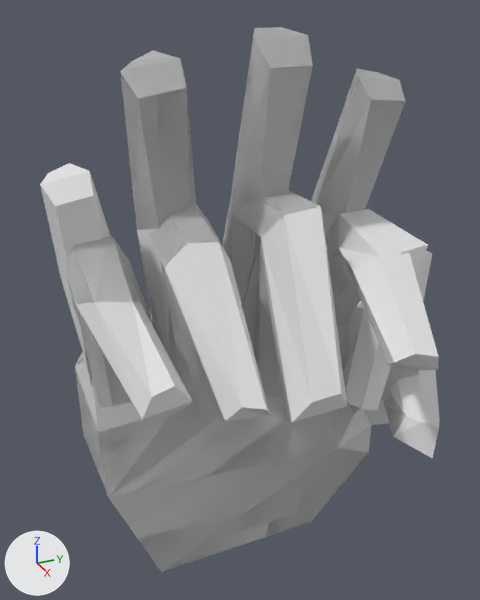
A saved change to the OBJ model app/gamelib/src/data_store/data/Hand/Hand_two.obj.
Camera for both pictures: a 50 mm camera at (8.79, -2.44, 5.91) aimed at (0.67, 1.21, 1.85). Every picture has the same lights, and +X, +Y and +Z are marked at lower left. Where no turn or scale is listed for an object, it has been applied to the vertices.

Names of what the first picture shows: 'Fist_Cube.004', 'Hand_Cube', 'Holding_Cube.005', 'One_Cube.003', 'Three_Cube.001', 'Two_Cube.002'.
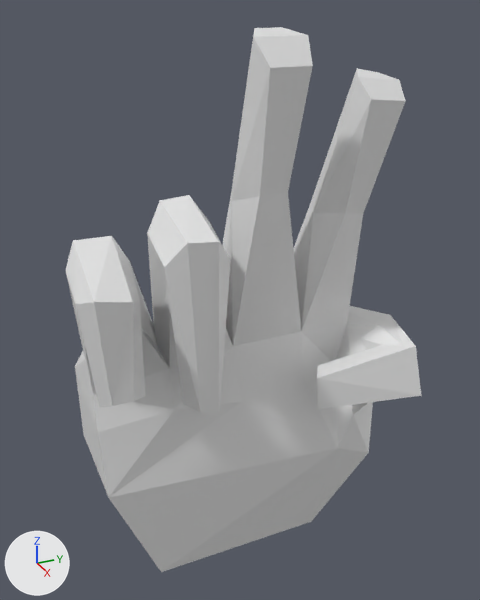
Commit message: Fixed hands.

The change, as a list of edits to the scene's bpy script:
```text
Remove ob_fist_cube_004:
    ob_fist_cube_004 = bpy.data.objects.new('Fist_Cube.004', me_fist_cube_004)
    ob_fist_cube_004.location = (0.0, 0.0, 0.0)
Remove ob_hand_cube:
    ob_hand_cube = bpy.data.objects.new('Hand_Cube', me_hand_cube)
    ob_hand_cube.location = (0.0, 0.0, 0.0)
Remove ob_holding_cube_005:
    ob_holding_cube_005 = bpy.data.objects.new('Holding_Cube.005', me_holding_cube_005)
    ob_holding_cube_005.location = (0.0, 0.0, 0.0)
Remove ob_one_cube_003:
    ob_one_cube_003 = bpy.data.objects.new('One_Cube.003', me_one_cube_003)
    ob_one_cube_003.location = (0.0, 0.0, 0.0)
Remove ob_three_cube_001:
    ob_three_cube_001 = bpy.data.objects.new('Three_Cube.001', me_three_cube_001)
    ob_three_cube_001.location = (0.0, 0.0, 0.0)
```

Where the change shows, as pixel boxes [x1, y1, x2, y2] in the pictures (480 x 600 px):
'Holding_Cube.005', deleted
    before: [66, 196, 440, 572]
'Three_Cube.001', deleted
    before: [65, 28, 405, 572]
'Fist_Cube.004', deleted
    before: [76, 209, 428, 447]
'Hand_Cube', deleted
    before: [40, 163, 432, 498]
'One_Cube.003', deleted
    before: [151, 68, 405, 416]
'Two_Cube.002', unchanged, uncovered by the edit
    before: [84, 27, 347, 497]
    after: [65, 27, 422, 572]
